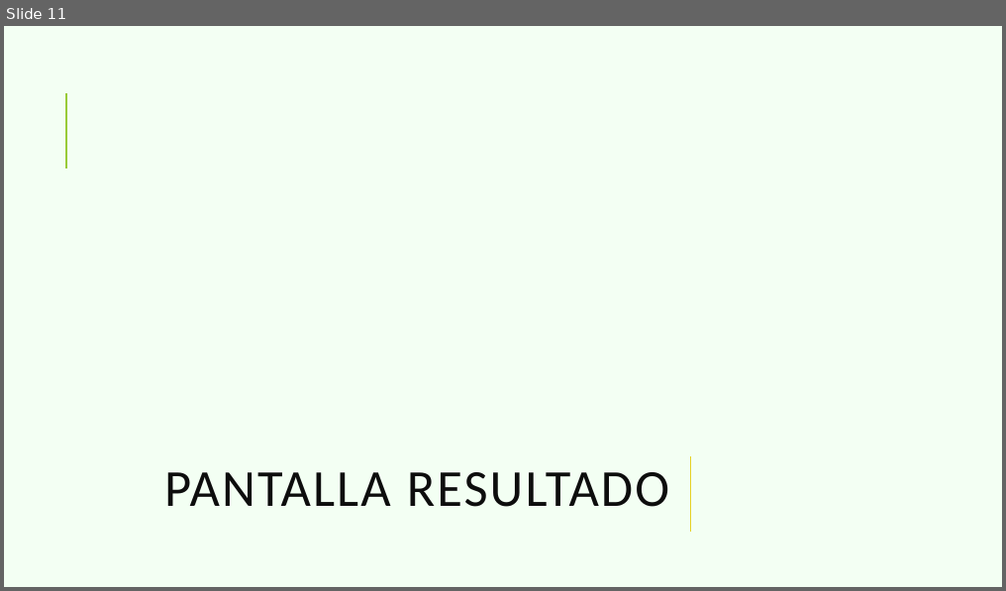
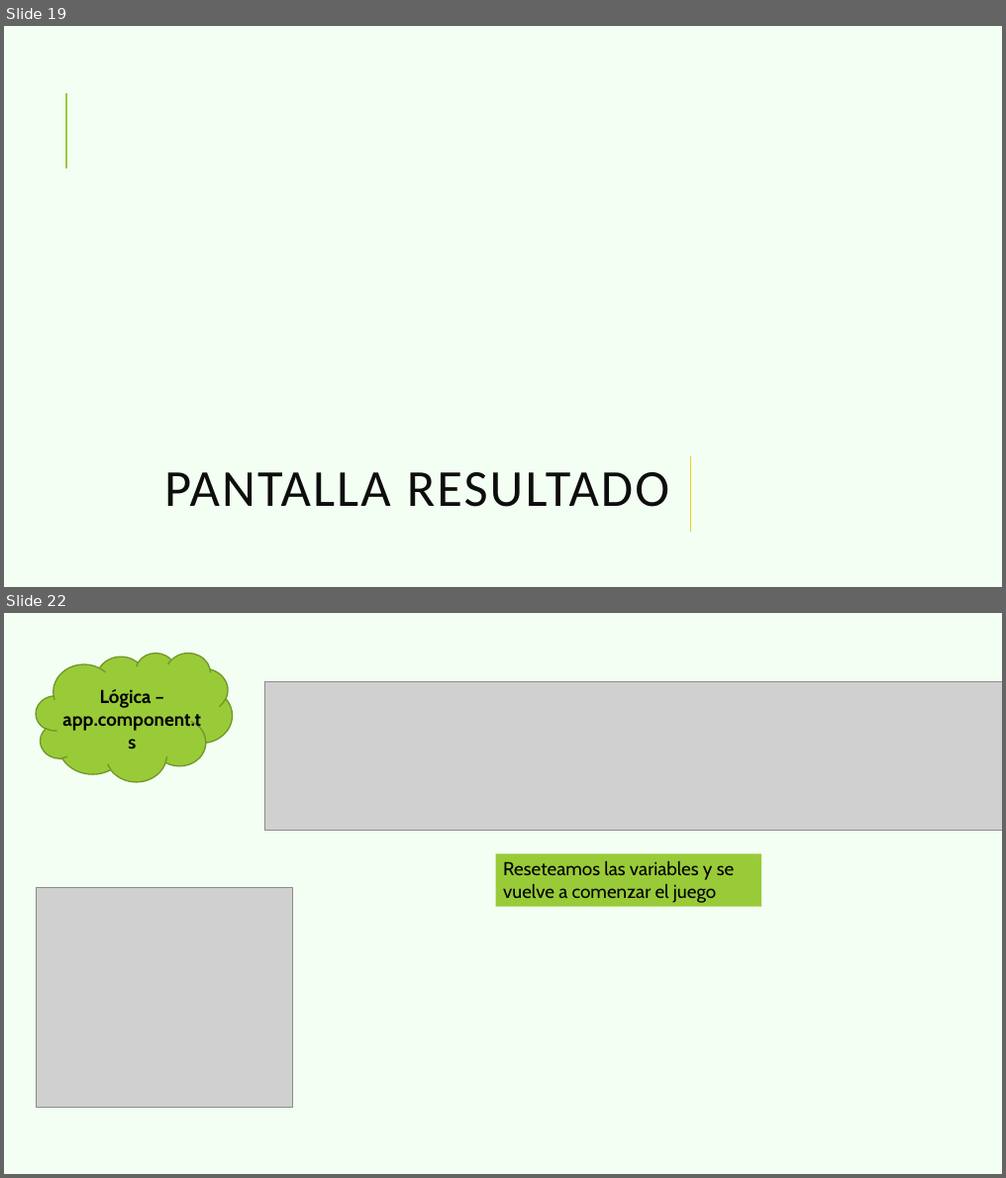
Before and after one commit to azaharafernandezguizan/STEMTrivialAngular, a slide deck: Documents/Trivial_Angular.pptx. Shown one above the other, each under a label of ours: slide 11 before the commit, slides 19 and 22 after it; the slides between them are not shown. The pictures are 1006x591 and 1006x1178 pixels, drawn with LibreOffice and Linux fonts; fonts in the diff are those of the drawing; grey boxes stand for pictures; background and template pictures are left out. Boxes give left, top, right and bottom in pixels: in the first picture for what was removed or moved away, otherwise in the second. Text is boxed around its words. In the diff, an @@ line names an element or a change of style, - is before the commit and + after.

```diff
--- a/Documents/Trivial_Angular.pptx
+++ b/Documents/Trivial_Angular.pptx
@@ slide 22 added at (x1=4, y1=613, x2=1002, y2=1174), background #F3FFF3; not listed: 1 template element that a slide beside it also shows @@
@@ cloud added at (x1=37, y1=653, x2=233, y2=781), fill #99CB38, outline #719629 1.25 pt @@
@@ text added at (x1=62, y1=689, x2=201, y2=731), 18 pt, text #000000, bold @@
+Lógica – app.component.ts
@@ picture added at (x1=264, y1=682, x2=1002, y2=831) @@
@@ rectangle added at (x1=496, y1=854, x2=761, y2=907), fill #99CB38, 18 pt, text #000000 @@
+Reseteamos las variables y se vuelve a comenzar el juego
@@ picture added at (x1=37, y1=887, x2=293, y2=1108) @@
@@ what was slide 11 is now slide 19 @@
```
Also in this commit, not shown: 14 other slides added, 6 slides removed, 2 other files.
